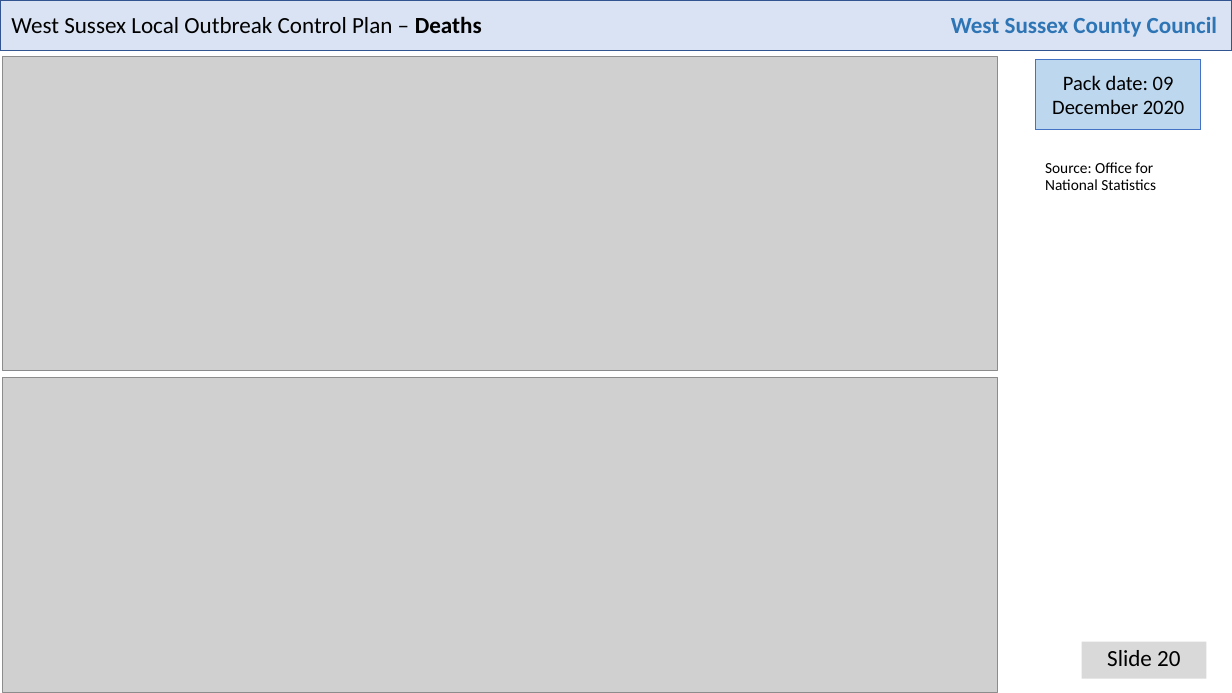
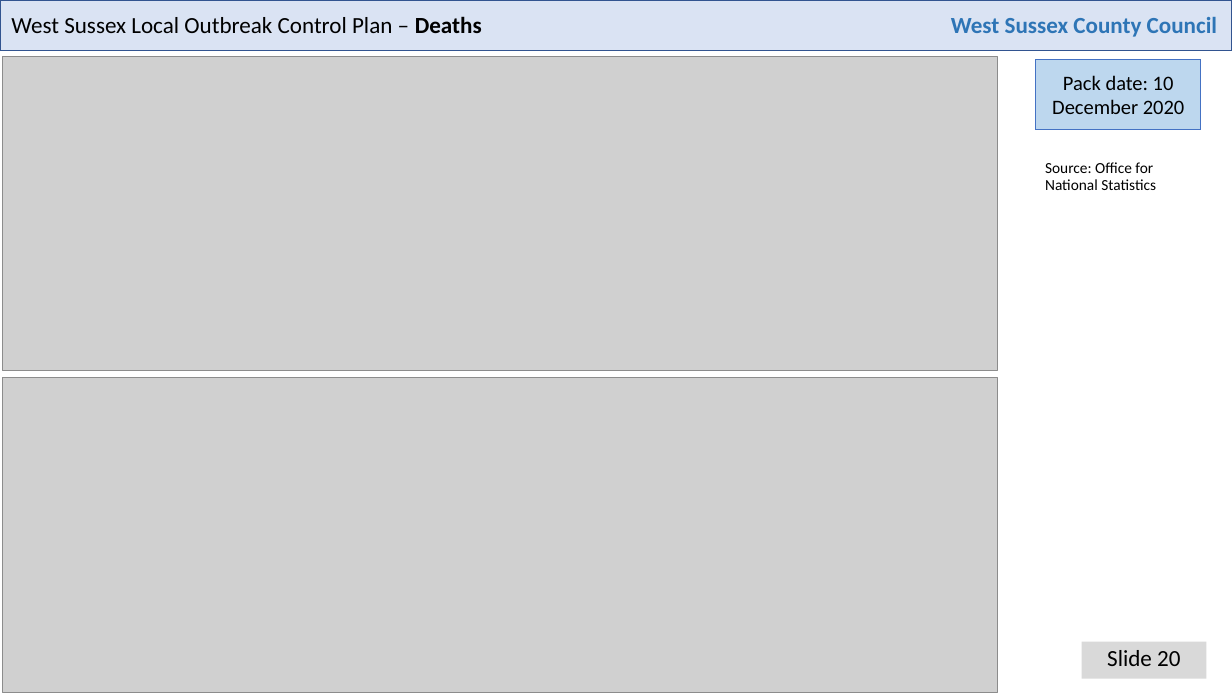
Before and after one commit to psychty/wsx_covid_datapack_public, a slide deck: slide 20 of Latest_West_Sussex_C19_slide_deck.pptx. Drawn at 1232x693 pixels with LibreOffice and Linux fonts; fonts in the diff are those of the drawing; grey boxes stand for pictures. Boxes give left, top, right and bottom in pixels: in the first picture for what was removed or moved away, otherwise in the second. Text is boxed around its words. In the diff, an @@ line names an element or a change of style, - is before the commit and + after.

```diff
--- a/Latest_West_Sussex_C19_slide_deck.pptx
+++ b/Latest_West_Sussex_C19_slide_deck.pptx
@@ text in rectangle at box(1052, 75, 1184, 114): text changed @@
-Pack date: 09 December 2020
+Pack date: 10 December 2020
```
Also in this commit, not shown: 22 other slides changed, 47 other files.
